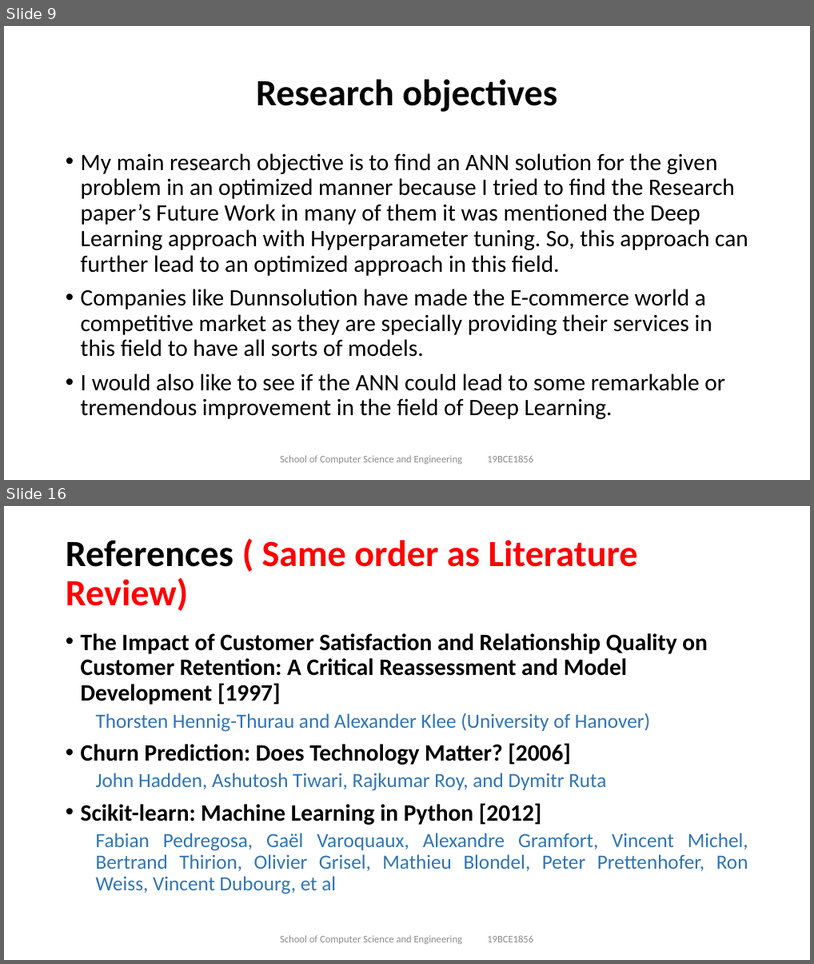
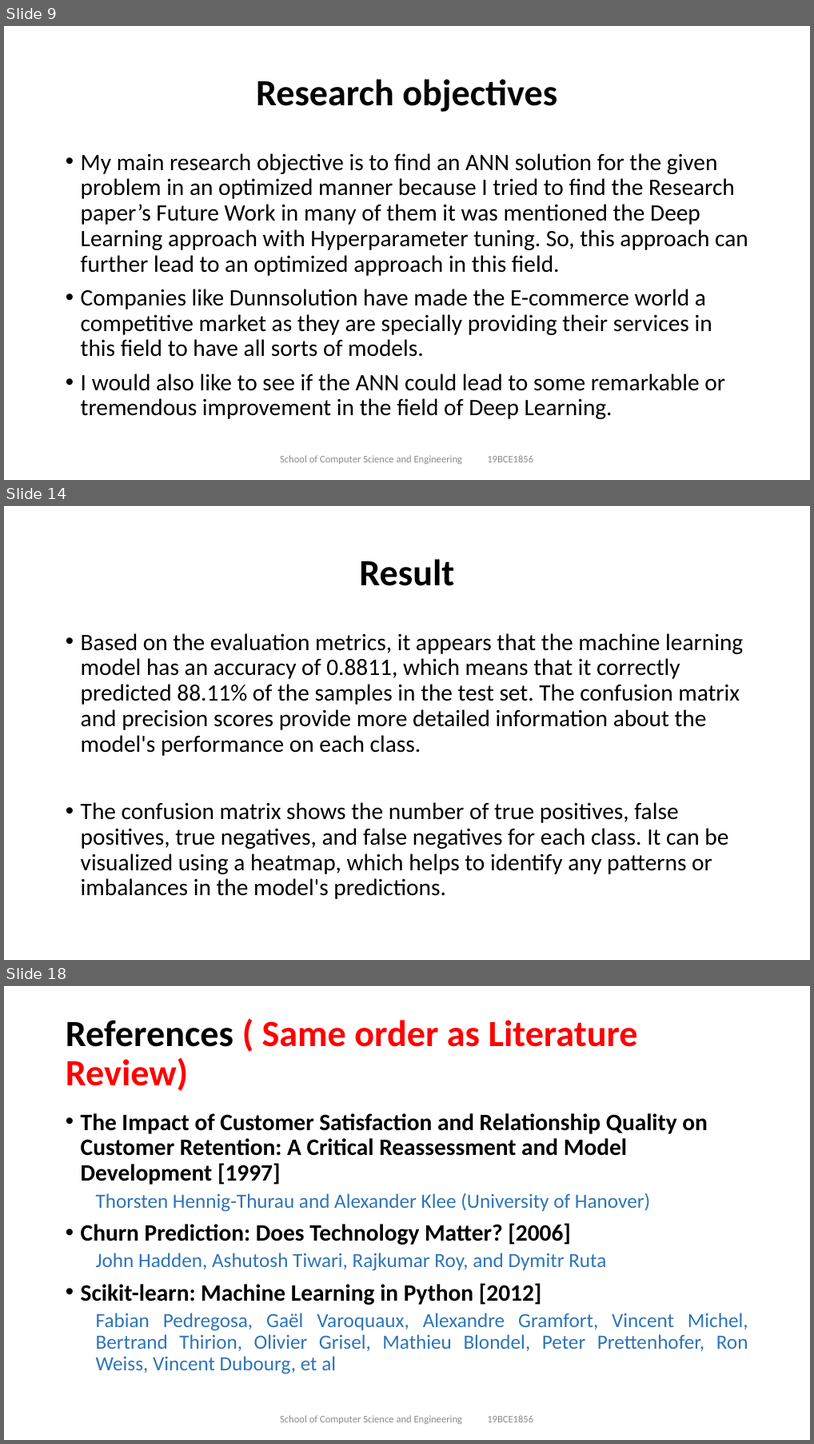
Before and after one commit to tusharmaurya267/E-commerce-Research-paper, a slide deck: Final Review.pptx. Shown one above the other, each under a label of ours: slides 9 and 16 before the commit, slides 9, 14 and 18 after it; the slides between them are not shown. The pictures are 814x964 and 814x1444 pixels, drawn with LibreOffice and Linux fonts; fonts in the diff are those of the drawing. Boxes give left, top, right and bottom in pixels: in the first picture for what was removed or moved away, otherwise in the second. Text is boxed around its words. In the diff, an @@ line names an element or a change of style, - is before the commit and + after.

```diff
--- a/Final Review.pptx
+++ b/Final Review.pptx
@@ slide 14 added at [4,506,810,960], background #FFFFFF @@
@@ title added at [359,559,454,586], 44 pt, text #000000, bold @@
+Result
@@ text added at [81,633,743,899], 28 pt, text #000000 @@
+• Based on the evaluation metrics, it appears that the machine learning model has an accuracy of 0.8811, which means that it correctly predicted 88.11% of the samples in the test set. The confusion matrix and precision scores provide more detailed information about the model's performance on each class.
+• The confusion matrix shows the number of true positives, false positives, true negatives, and false negatives for each class. It can be visualized using a heatmap, which helps to identify any patterns or imbalances in the model's predictions.
@@ what was slide 16 is now slide 18 @@
```
Also in this commit, not shown: 2 slides changed, 5 other slides added, 4 slides removed.
